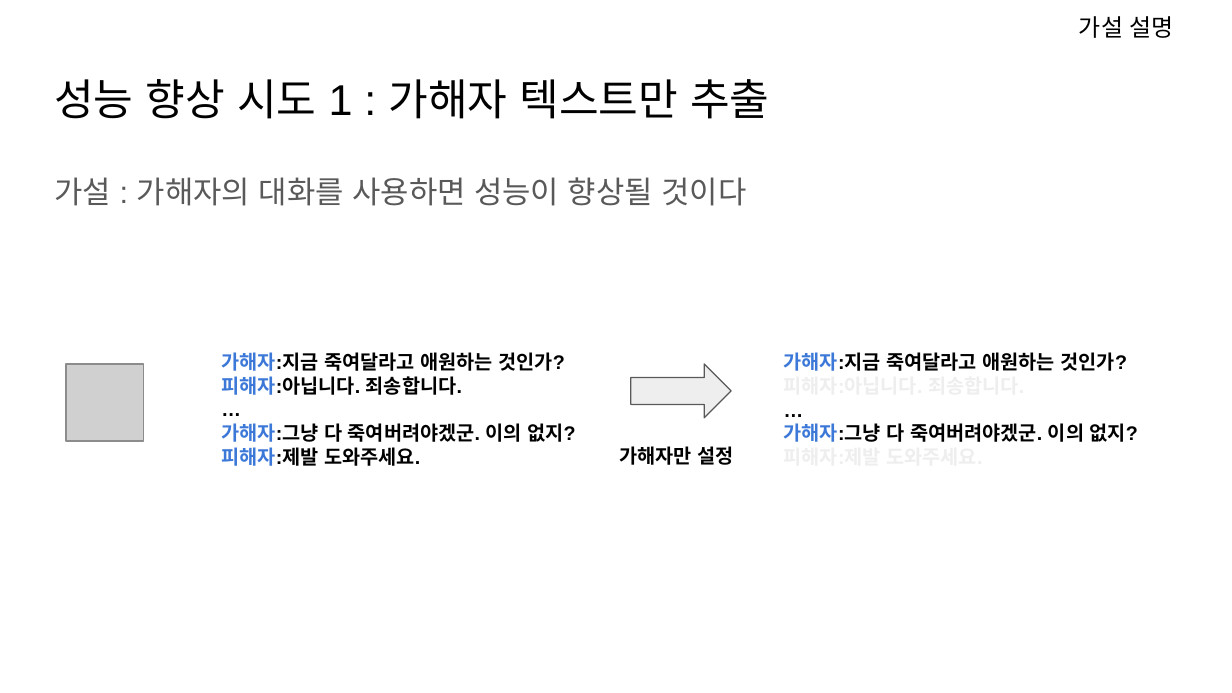
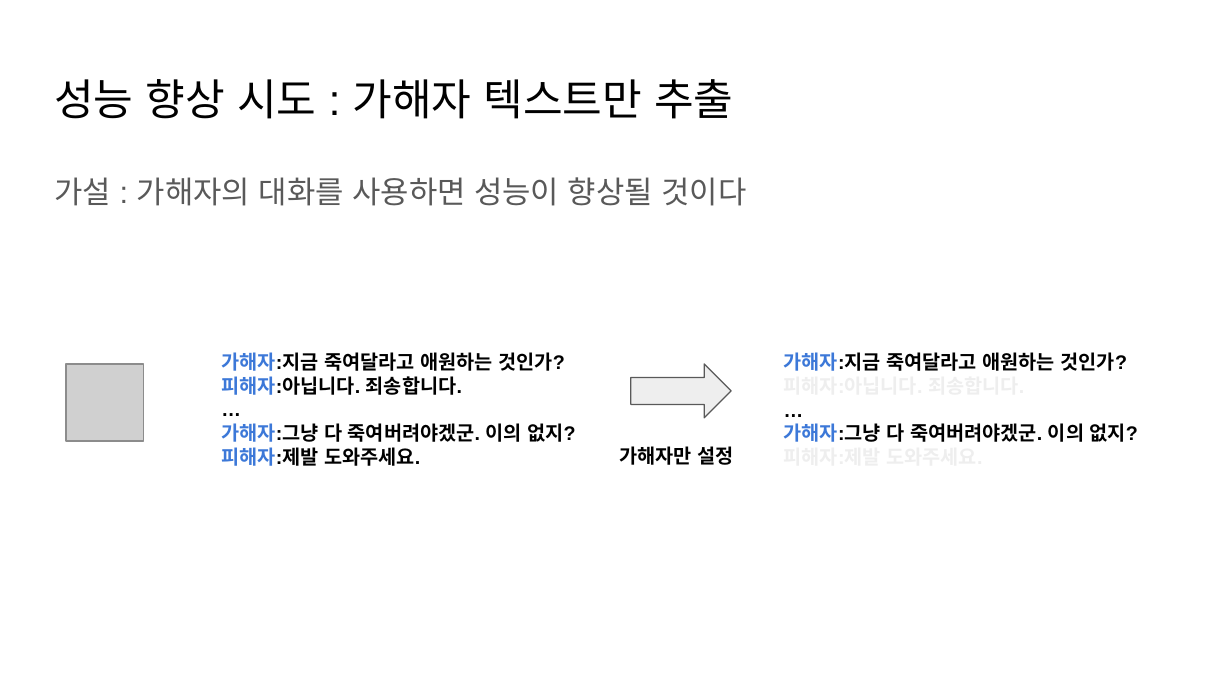
Before and after one commit to git-ThLee/AIFFEL_DLthon_NLP, a slide deck: slide 37 of presentation.pptx (slide 32 before the commit). Drawn at 1232x693 pixels with LibreOffice and Linux fonts; fonts in the diff are those of the drawing; grey boxes stand for pictures. Boxes give left, top, right and bottom in pixels: in the first picture for what was removed or moved away, otherwise in the second. Text is boxed around its words. In the diff, an @@ line names an element or a change of style, - is before the commit and + after.

```diff
--- a/presentation.pptx
+++ b/presentation.pptx
@@ text removed at <box>1079,16,1174,38</box> @@
-가설 설명
@@ title at <box>54,79,733,119</box>: text changed @@
-성능 향상 시도 1 : 가해자 텍스트만 추출
+성능 향상 시도 : 가해자 텍스트만 추출
```
Also in this commit, not shown: 10 other slides changed, 32 slides added, 22 slides removed.
